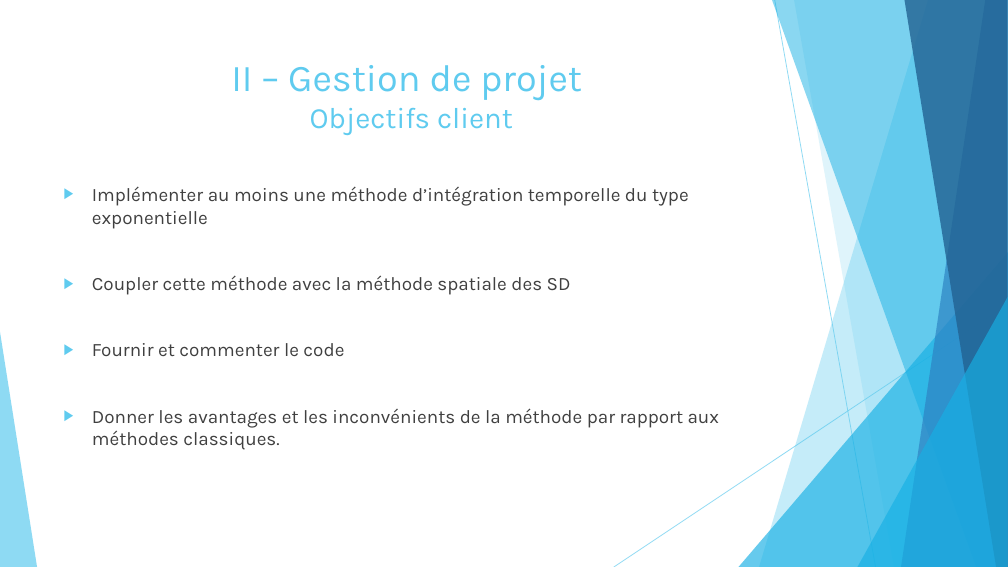
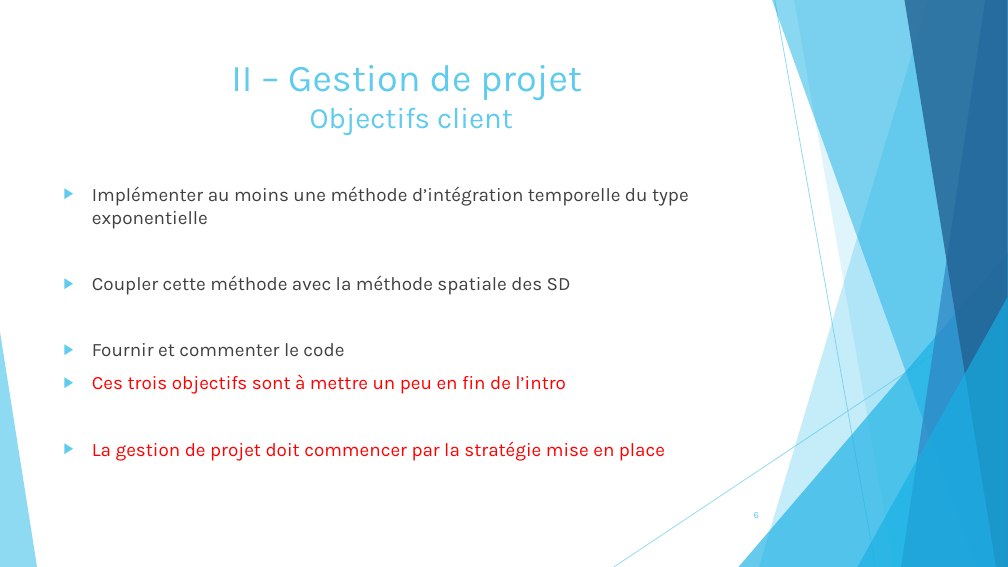
Before and after one commit to pierreXVI/PIE, a slide deck: slide 6 of oral_presentation/Oral_presentation_12_02_2019.pptx. Drawn at 1008x567 pixels with LibreOffice and Linux fonts; fonts in the diff are those of the drawing. Boxes give left, top, right and bottom in pixels: in the first picture for what was removed or moved away, otherwise in the second. Text is boxed around its words. In the diff, an @@ line names an element or a change of style, - is before the commit and + after.

```diff
--- a/oral_presentation/Oral_presentation_12_02_2019.pptx
+++ b/oral_presentation/Oral_presentation_12_02_2019.pptx
@@ text at bbox=[92, 374, 665, 461]: text changed; text colour #404040 to #FF0000 @@
-▶ Donner les avantages et les inconvénients de la méthode par rapport aux méthodes classiques.
+▶ Ces trois objectifs sont à mettre un peu en fin de l’intro
+▶ La gestion de projet doit commencer par la stratégie mise en place
@@ page number added at bbox=[754, 512, 759, 518], 9 pt, text #5FCBEF @@
+6
```
Also in this commit, not shown: 20 other slides changed, 5 slides added, 1 slide removed.
